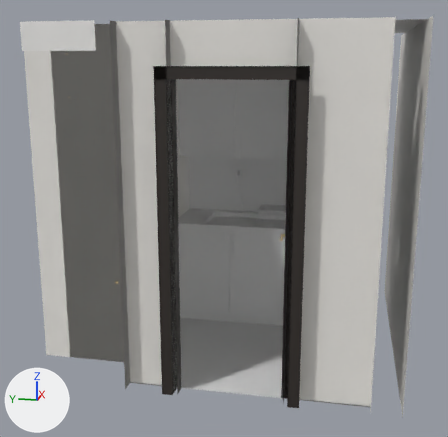
A saved change to the glTF model public/tour-assets/g-type/v2/glb/UTILITY.glb.
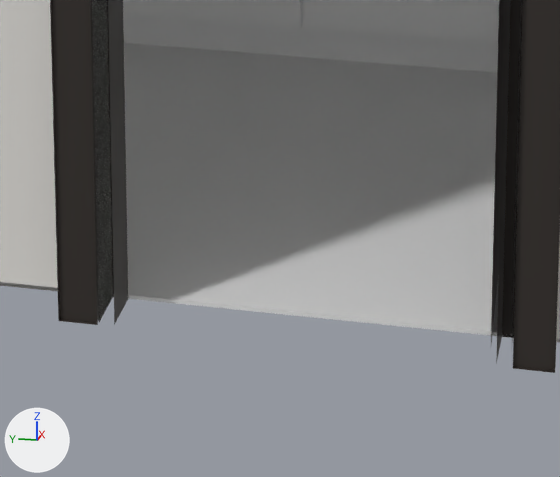
Each version appears first whole from a 50 mm camera at (3.63, 9.73, 2.23) aimed at (8.51, 10.71, 1.01), and next in a close-up on the part from 33% to 67% of the width and 70% to 100% of the height. Every picture has the same lights, and +X, +Y and +Z are marked at lower left. The older version's two pictures come first. Vertices at exactly the same position are counted once.

In view in the first close-up: 'WEB_UTILITY'.
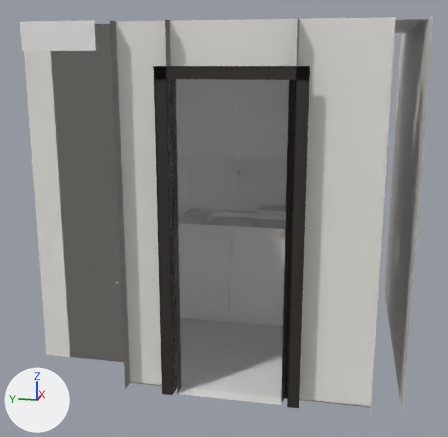
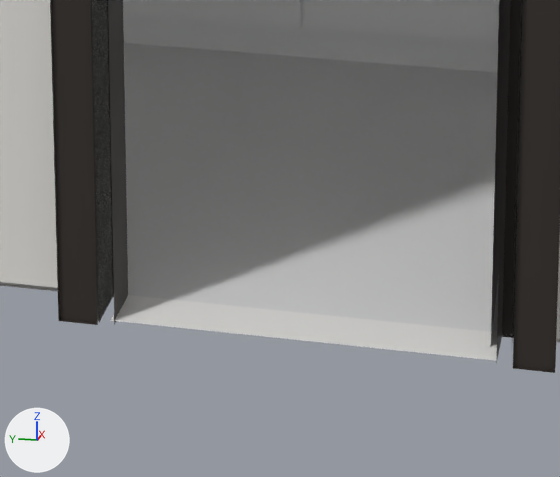
Changed parts and their boxes (x1, y1, x2, y2) in the close-ups (560 x 477 px):
```json
{"part": 1, "of": "me_web_utility", "change": "added", "after": [111, 295, 497, 361]}
```

The change, as JSON lines over the scene's bpy script:
```json
{"op": "add", "block": "mat_mat_g_marble_floor_white", "code": ["mat_mat_g_marble_floor_white = principled_material('MAT_G_MARBLE_FLOOR_WHITE')", "mat_mat_g_marble_floor_white.base_color = (0.9, 0.89, 0.87)  # white #f3f2f0", "mat_mat_g_marble_floor_white.roughness = 0.4"]}
{"block": "me_web_utility", "where": "# used by ob_web_utility; location = (0.0, 0.0, 0.0)"}
{"block": "me_web_utility", "where": "# verts and faces of me_web_utility; kept vertices keep their numbers, new ones are numbered from 27737"}
{"op": "remove", "block": "me_web_utility", "code": "me_web_utility.from_pydata(...)  # 27737 vertices, 55919 faces; spans x 7.37..9.8, y 9.3..12.01, z 0.0..2.5"}
{"op": "add", "block": "me_web_utility", "code": "me_web_utility.from_pydata(...)  # 27741 vertices, 55921 faces; spans x 7.37..9.8, y 9.3..12.01, z 0.0..2.5"}
{"block": "me_web_utility", "change": "me_web_utility part 1"}
{"op": "add", "block": "me_web_utility", "code": "verts[27737] = (7.41, 10.09, 0.01)  # pixel (496, 360)"}
{"op": "add", "block": "me_web_utility", "code": "verts[27738] = (7.51, 10.09, 0.01)  # pixel (502, 332)"}
{"op": "add", "block": "me_web_utility", "code": "verts[27739] = (7.51, 10.83, 0.01)"}
{"op": "add", "block": "me_web_utility", "code": "verts[27740] = (7.41, 10.83, 0.01)  # pixel (110, 320)"}
{"op": "add", "block": "me_web_utility", "code": "faces += [(27737, 27738, 27739), (27737, 27739, 27740)]  # mat_mat_g_marble_floor_white (white #f3f2f0)"}
{"op": "add", "block": "me_web_utility", "code": "me_web_utility.materials.append(mat_mat_g_marble_floor_white)  # white #f3f2f0"}
```
